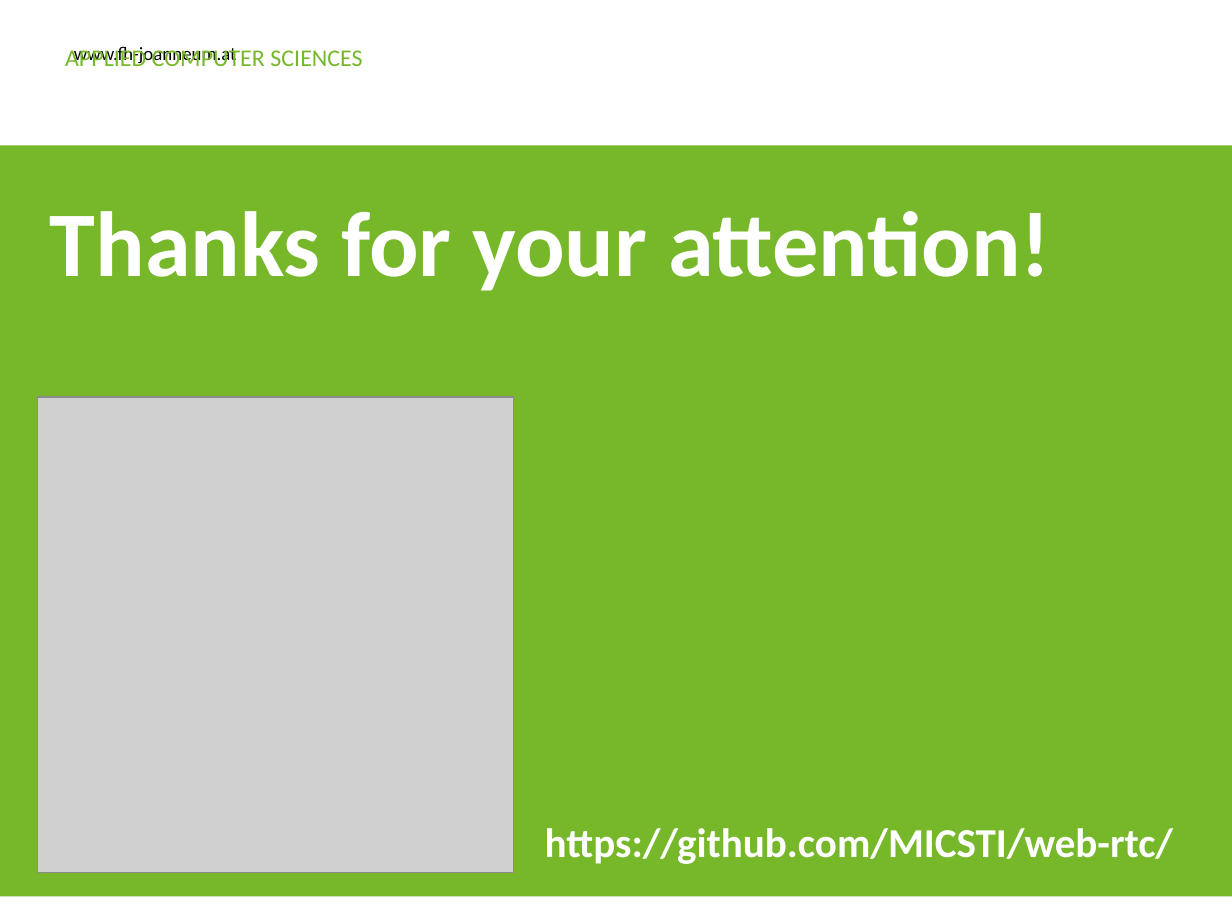
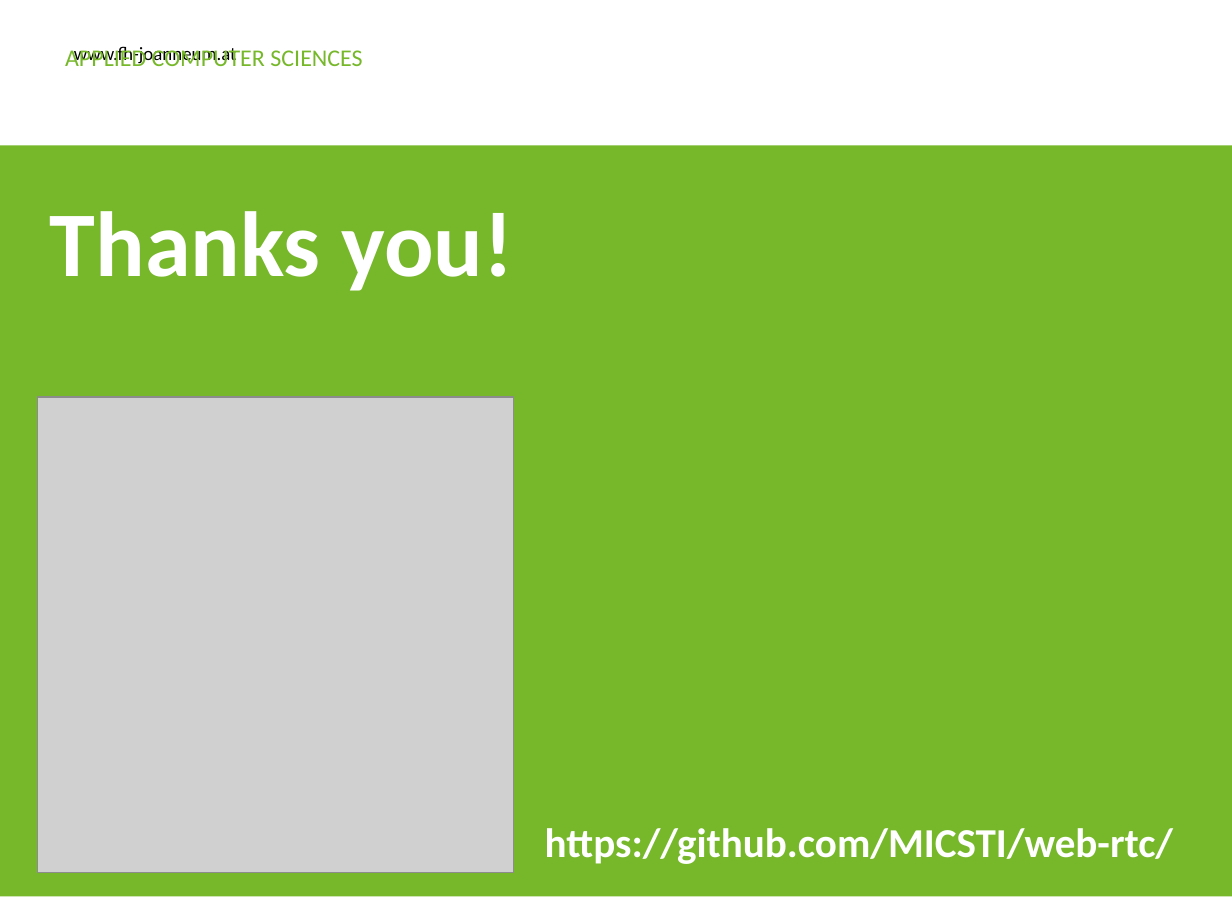
Before and after one commit to MICSTI/web-rtc, a slide deck: slide 8 of presentations/20160128 Final presentation/WebRTC_Final.pptx. Drawn at 1232x924 pixels with LibreOffice and Linux fonts; fonts in the diff are those of the drawing; grey boxes stand for pictures; background and template pictures are left out. Boxes give left, top, right and bottom in pixels: in the first picture for what was removed or moved away, otherwise in the second. Text is boxed around its words. In the diff, an @@ line names an element or a change of style, - is before the commit and + after.

```diff
--- a/presentations/20160128 Final presentation/WebRTC_Final.pptx
+++ b/presentations/20160128 Final presentation/WebRTC_Final.pptx
@@ text at [50,211,513,291]: text changed @@
-Thanks for your attention!
+Thanks you!
```
Also in this commit, not shown: 7 other files.
